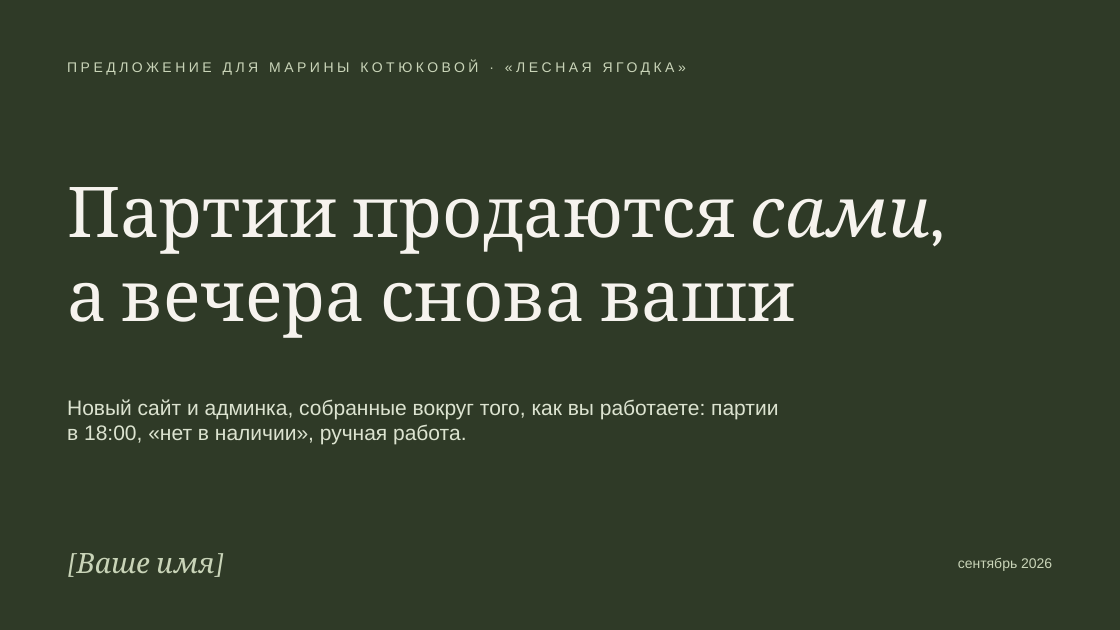
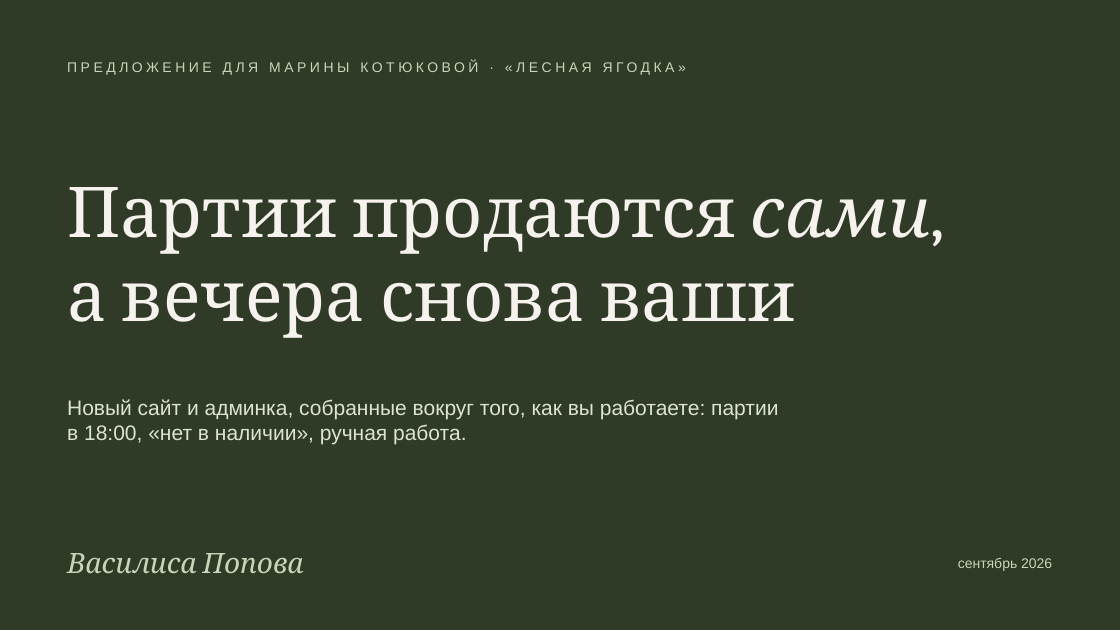
Before and after one commit to ellischment/svoya_ferma, a slide deck: slide 1 of docs/preview/lesnaya-yagodka-predlozhenie.pptx. Drawn at 1120x630 pixels with LibreOffice and Linux fonts; fonts in the diff are those of the drawing. Boxes give left, top, right and bottom in pixels: in the first picture for what was removed or moved away, otherwise in the second. Text is boxed around its words. In the diff, an @@ line names an element or a change of style, - is before the commit and + after.

```diff
--- a/docs/preview/lesnaya-yagodka-predlozhenie.pptx
+++ b/docs/preview/lesnaya-yagodka-predlozhenie.pptx
@@ text at (x1=67, y1=553, x2=304, y2=573): text changed @@
-[Ваше имя]
+Василиса Попова
```
Also in this commit, not shown: 8 other slides changed, 3 slides added, 1 slide removed.
